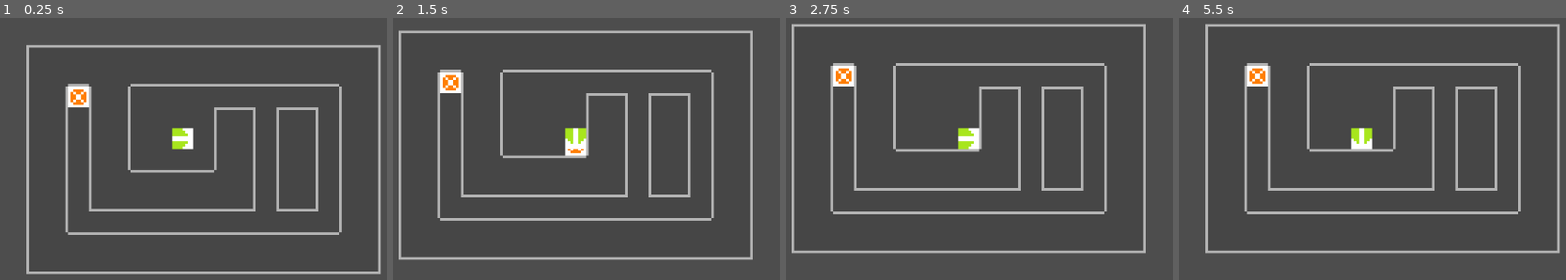
Above: before the commit, frames 1-4 (left to right).
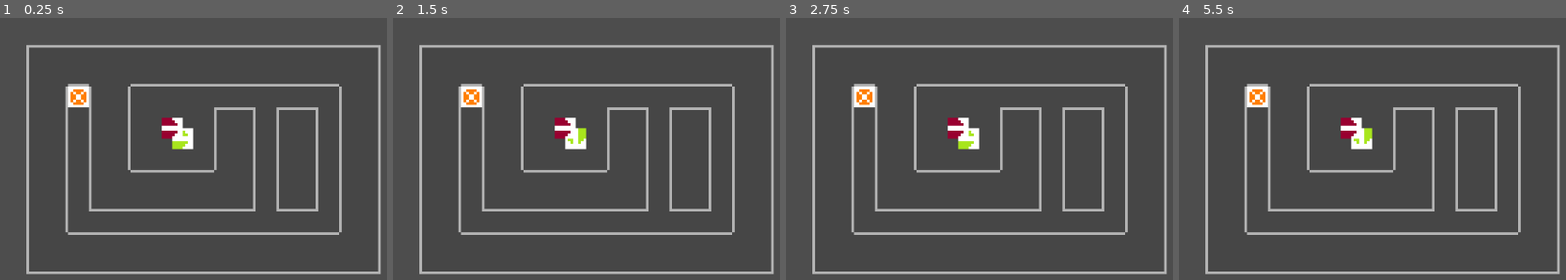
Above: after the commit, the same moments.

Repository: TheEnigmaScribe/Assorted-Games
Game: Godot game, scene res://ScenesAndScripts/Gamelevel.tscn
Two runs of this game, one before a commit and one after it. Both use one fixed random seed, a clock stepped at 60 frames per second and the inputs below. Before the commit the project starts from res://Scenes and Scripts/Gamelevel.tscn.
Inputs:
- Up to frame 1 (0.25 s): no input
- Up to frame 2 (1.5 s): tap Enter at 0.5 s; hold D (right) 0.53-1.28 s; tap Space (stab) at 0.6, 1.25, 1.35 s; hold S (down) from 1.28 s (still down)
- Up to frame 3 (2.75 s): tap Enter at 2 s; release S (down) at 2.03 s; hold D (right) from 2.03 s (still down); tap Space (stab) at 2.1 s
- Up to frame 4 (5.5 s): tap Space (stab) at 2.75, 2.85, 3.6, 4.25, 4.35, 5.1 s; release D (right) at 2.78 s; hold W (up) 2.78-3.53 s; tap Enter at 3.5 s; hold A (left) 3.53-5.03 s; hold S (down) from 5.03 s (still down)

The runs differ from the first frame. In frame 1, 0.4% of the frame differs, in the area x 41-48%, y 37-47%; in frame 2, 18%, in the area x 1-99%, y 4-98%; in frame 3, 18%; in frame 4, 12%.
Error after the commit: Invalid access to property or key 'S1' on a base object of type 'Dictionary'. (res://ScenesAndScripts/gamelevel.gd:36)

Commit message:
Update to enemy spawning

Diff:
--- a/backstab-(experimental)/Scenes and Scripts/Gamelevel.tscn
+++ b/backstab-(experimental)/ScenesAndScripts/Gamelevel.tscn
@@ -1,7 +1,8 @@
-[gd_scene load_steps=5 format=4 uid="uid://c0qmd4bcjkmlf"]
+[gd_scene load_steps=6 format=4 uid="uid://c0qmd4bcjkmlf"]
 
-[ext_resource type="Texture2D" uid="uid://4hg5jm10j7va" path="res://pixil-frame-0-8.png" id="1_vjsnl"]
-[ext_resource type="PackedScene" uid="uid://chf1ssegs1l14" path="res://Player.tscn" id="2_uhfr1"]
+[ext_resource type="Script" uid="uid://cytsujayk6rgi" path="res://ScenesAndScripts/gamelevel.gd" id="1_gmcgj"]
+[ext_resource type="Texture2D" uid="uid://4hg5jm10j7va" path="res://Assets/Visual Assets/pixil-frame-0-8.png" id="1_vjsnl"]
+[ext_resource type="PackedScene" uid="uid://chf1ssegs1l14" path="res://ScenesAndScripts/Player.tscn" id="2_uhfr1"]
 
 [sub_resource type="TileSetAtlasSource" id="TileSetAtlasSource_vud8a"]
 texture = ExtResource("1_vjsnl")
@@ -40,6 +41,7 @@
 sources/1 = SubResource("TileSetAtlasSource_vud8a")
 
 [node name="Gamelevel" type="Node2D"]
+script = ExtResource("1_gmcgj")
 
 [node name="TileMapLayer" type="TileMapLayer" parent="."]
 tile_map_data = PackedByteArray("AAD+/wIAAQAEAAAAAAD//wIAAQAEAAAAAAAAAAIAAQAEAAAAAAABAAIAAQAEAAAAAAACAAEAAQAEAAEAAAACAA …(2912 unchanged characters)…
--- a/backstab-(experimental)/Scenes and Scripts/Player.tscn
+++ b/backstab-(experimental)/ScenesAndScripts/Player.tscn
@@ -1,7 +1,7 @@
 [gd_scene load_steps=6 format=3 uid="uid://chf1ssegs1l14"]
 
-[ext_resource type="Script" uid="uid://dmu3t5kfp5u30" path="res://Player.gd" id="1_4flbx"]
-[ext_resource type="Texture2D" uid="uid://4hg5jm10j7va" path="res://pixil-frame-0-8.png" id="2_onrkg"]
+[ext_resource type="Script" uid="uid://dmu3t5kfp5u30" path="res://ScenesAndScripts/Player.gd" id="1_4flbx"]
+[ext_resource type="Texture2D" uid="uid://4hg5jm10j7va" path="res://Assets/Visual Assets/pixil-frame-0-8.png" id="2_onrkg"]
 
 [sub_resource type="AtlasTexture" id="AtlasTexture_onrkg"]
 atlas = ExtResource("2_onrkg")
--- a/backstab-(experimental)/Scenes and Scripts/Sniper.gd
+++ b/backstab-(experimental)/ScenesAndScripts/Sniper.gd
@@ -2,6 +2,8 @@
 
 @onready var sprite_2d: Sprite2D = $SniperSprite
 @onready var raycast_2d: RayCast2D = $SniperRaycast
+
+var instructions = []
 
 # var spinning: bool
 # var moving: bool
@@ -18,7 +20,7 @@
 
 func _process(delta):
 	if raycast_2d.is_colliding():
-		print("death")
+		onPlayerDetection()
 
 func _on_player_player_step():
 	if facing == "Left":
@@ -53,3 +55,6 @@
 	# if vertical view
 	if looking == "Up" or looking == "Down":
 		raycast_2d.target_position = raycast_direction * Vector2(1, 16) * 32
+
+func onPlayerDetection():
+	sprite_2d.texture_region = Rect2(192, 96, 32, 32)
--- a/backstab-(experimental)/Scenes and Scripts/Sniper.tscn
+++ b/backstab-(experimental)/ScenesAndScripts/Sniper.tscn
@@ -1,7 +1,7 @@
 [gd_scene load_steps=5 format=3 uid="uid://c83228r10urql"]
 
-[ext_resource type="Script" uid="uid://ddwjr7w8l6vyd" path="res://Sniper.gd" id="1_s7dwn"]
-[ext_resource type="Texture2D" uid="uid://4hg5jm10j7va" path="res://pixil-frame-0-8.png" id="2_73jju"]
+[ext_resource type="Script" uid="uid://ddwjr7w8l6vyd" path="res://ScenesAndScripts/Sniper.gd" id="1_s7dwn"]
+[ext_resource type="Texture2D" uid="uid://4hg5jm10j7va" path="res://Assets/Visual Assets/pixil-frame-0-8.png" id="2_73jju"]
 
 [sub_resource type="AtlasTexture" id="AtlasTexture_6jcko"]
 atlas = ExtResource("2_73jju")
--- /dev/null
+++ b/backstab-(experimental)/ScenesAndScripts/gamelevel.gd
@@ -0,0 +1,74 @@
+extends Node2D
+
+var sniperScene: PackedScene = preload("res://ScenesAndScripts/Sniper.tscn")
+
+var enemyList = {}
+var enemyDict = {}
+var enemyInst = {}
+var enemyLoad = {}
+var enemyNum = 0
+var sniperNum = 0
+
+func _ready():
+	var enemyMap = FileAccess.open("res://MapFiles/EnemyMap1.txt", FileAccess.READ)
+	var enemyInstructions = FileAccess.open("res://Mapfiles/EnemyInstructions1.txt", FileAccess.READ)
+	loadMap(enemyMap, enemyInstructions)
+
+func loadMap(enemyMap, enemyInstructions):
+	if enemyMap == null:
+		print("failed to load enemyMap")
+	else:
+		print("enemyMap loaded")
+	var enemyMapData = enemyMap.get_as_text()
+	enemyMap.close()
+	for line in enemyMapData:
+		for i in enemyMapData:
+			if "S":
+				var sniper = sniperScene.instantiate()
+				add_child(sniper)
+				var enemyID = "S" + str(sniperNum)
+				enemyDict[enemyID] = sniper
+				print(enemyID)
+				enemyList[enemyNum] = "S" + str(sniperNum)
+				sniperNum += 1
+				enemyNum += 1
+				loadInstructions(enemyInstructions, enemyID)
+				sniper.instructions = enemyInst[enemyID]
+			else:
+				pass
+
+func loadInstructions(enemyInstructions, enemyID):
+	var finish: bool = false
+	if enemyInstructions == null:
+		print("failed to load enemyInstructions")
+	else:
+		print("enemyInstructions loaded")
+	var enemyInstructionsData = enemyInstructions.get_as_text()
+	for line in enemyInstructionsData:
+		if enemyInstructionsData.substr(0, 2) == "[]":
+			finish = true
+		elif finish != true:
+			if enemyDict[enemyInstructionsData.substr(0, 2)] == null:
+				print("enemyID in instructions not valid")
+				pass
+			if enemyInstructionsData.substr(0, 2) == enemyID:
+				var instructions: String
+				for i in line:
+					if i == "M":
+						instructions + "M"
+					elif i == "L":
+						instructions + "L"
+					elif i == "R":
+						instructions + "R"
+					elif i == "U":
+						instructions + "U"
+					elif i == "H":
+						instructions + "H"
+				enemyInst[enemyID] = instructions
+				enemyLoad[enemyID] = true
+				return enemyInst[enemyID]
+		if (finish == true) and enemyDict[enemyID] != null:
+			print("Failed to load " + enemyID + ", loading default behavior.")
+			var defaultBehavior = "LLLL"
+			enemyInst[enemyID] = defaultBehavior
+			pass
--- a/backstab-(experimental)/project.godot
+++ b/backstab-(experimental)/project.godot
@@ -13,7 +13,7 @@
 config/name="Backstab (experimental)"
 run/main_scene="uid://c0qmd4bcjkmlf"
 config/features=PackedStringArray("4.4", "Forward Plus")
-config/icon="res://icon.svg"
+config/icon="res://Assets/Visual Assets/icon.svg"
 
 [input]
 
Not shown, changed: backstab-(experimental)/Assets/Visual Assets/icon.svg.import
Not shown, changed: backstab-(experimental)/Assets/Visual Assets/pixil-frame-0-8.png.import
Not shown, added: backstab-(experimental)/BasicFuncNotes.txt
Not shown, changed: backstab-(experimental)/FutureDevNotes.txt
Not shown, removed: backstab-(experimental)/Map Files/EnemyMap1Instructions.txt
Not shown, added: backstab-(experimental)/MapFiles/EnemyInstructions1.txt
Not shown, changed: backstab-(experimental)/MapFiles/EnemyMap1.txt
Not shown, changed: backstab-(experimental)/MapFiles/TextMapExplanationReference.txt
Renamed: backstab-(experimental)/Scenes and Scripts/Player.gd -> backstab-(experimental)/ScenesAndScripts/Player.gd
Renamed: backstab-(experimental)/Scenes and Scripts/Player.gd.uid -> backstab-(experimental)/ScenesAndScripts/Player.gd.uid
Renamed: backstab-(experimental)/Scenes and Scripts/Sniper.gd.uid -> backstab-(experimental)/ScenesAndScripts/Sniper.gd.uid
Not shown, added: backstab-(experimental)/ScenesAndScripts/gamelevel.gd.uid
(and 6 more such lines)
